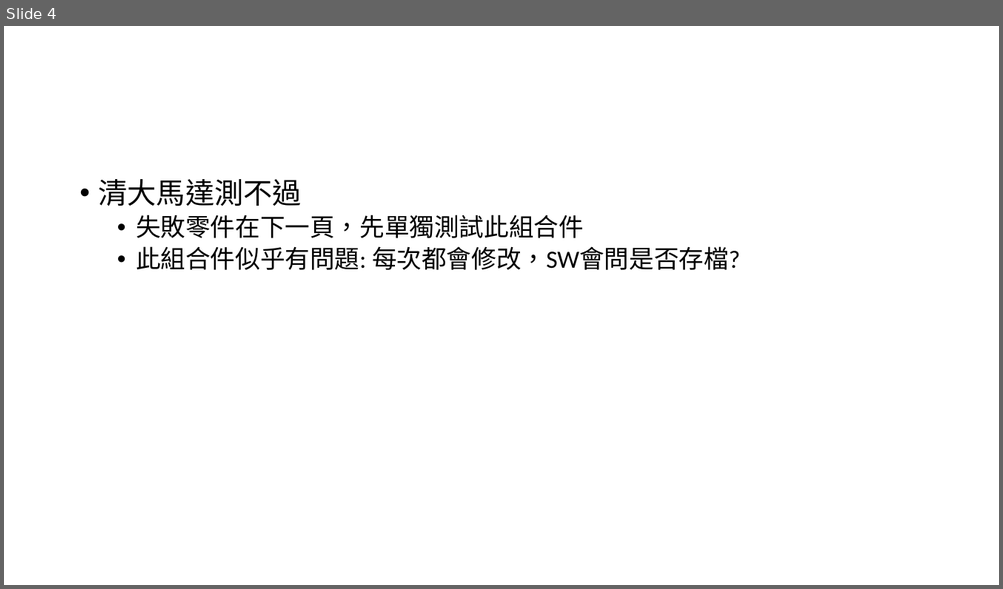
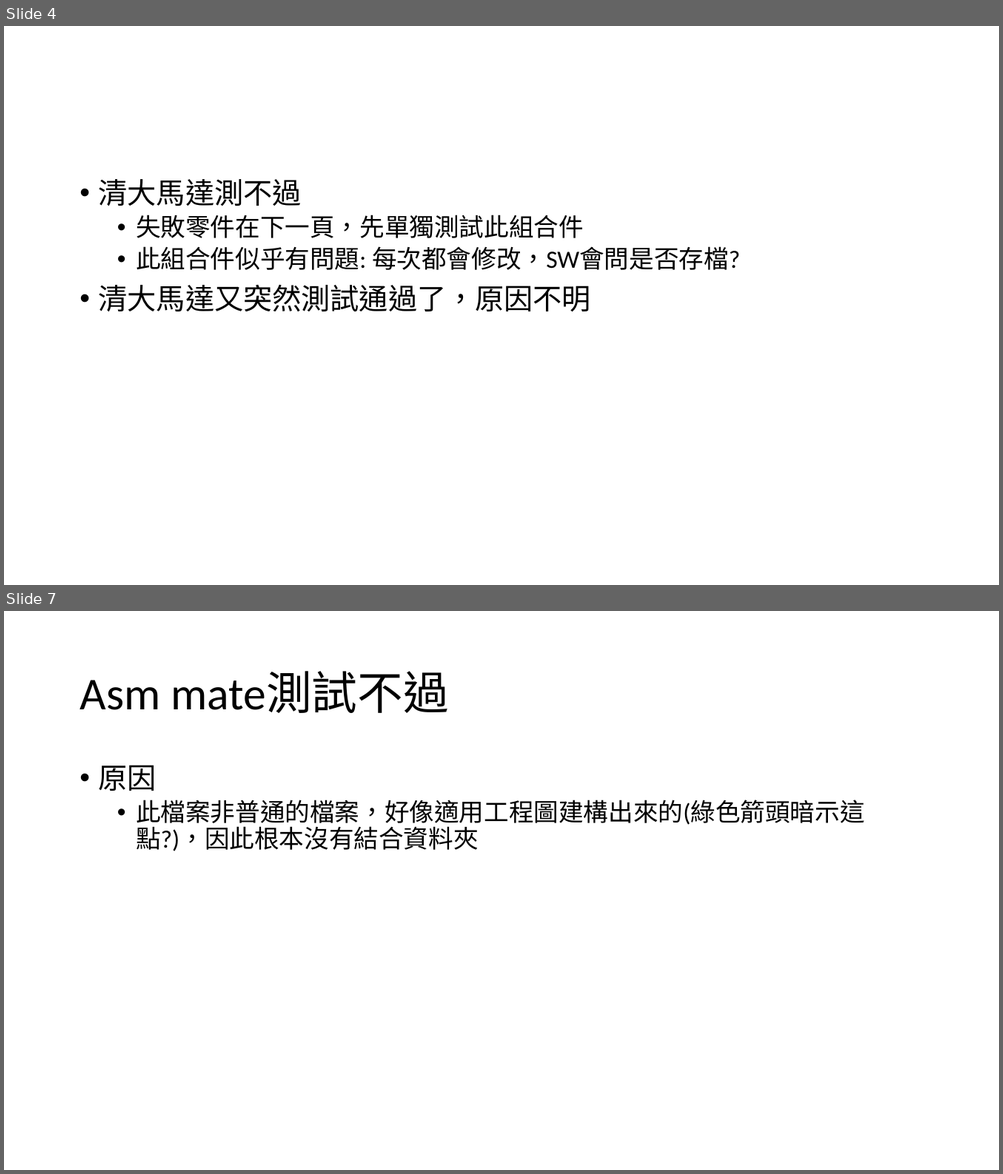
Before and after one commit to jackson-code/SolidWorsk-Add-in, a slide deck: SW測試進度.pptx. Shown one above the other, each under a label of ours: slide 4 before the commit, slides 4 and 7 after it; the slides between them are not shown. The pictures are 1003x589 and 1003x1174 pixels, drawn with LibreOffice and Linux fonts; fonts in the diff are those of the drawing. Boxes give left, top, right and bottom in pixels: in the first picture for what was removed or moved away, otherwise in the second. Text is boxed around its words. In the diff, an @@ line names an element or a change of style, - is before the commit and + after.

```diff
--- a/SW測試進度.pptx
+++ b/SW測試進度.pptx
@@ slide 7 added at (4, 611, 999, 1170), background #FFFFFF @@
@@ title added at (79, 672, 448, 713), 44 pt, text #000000 @@
+Asm mate測試不過
@@ text added at (99, 765, 865, 851), 24 pt, text #000000 @@
+• 原因
+  • 此檔案非普通的檔案，好像適用工程圖建構出來的(綠色箭頭暗示這點?)，因此根本沒有結合資料夾
@@ slide 4 changed as well @@
@@ text at (99, 285, 591, 312): paragraph added @@
+• 清大馬達又突然測試通過了，原因不明
```
Also in this commit, not shown: 14 other slides added, 3 slides removed, 38 other files.
